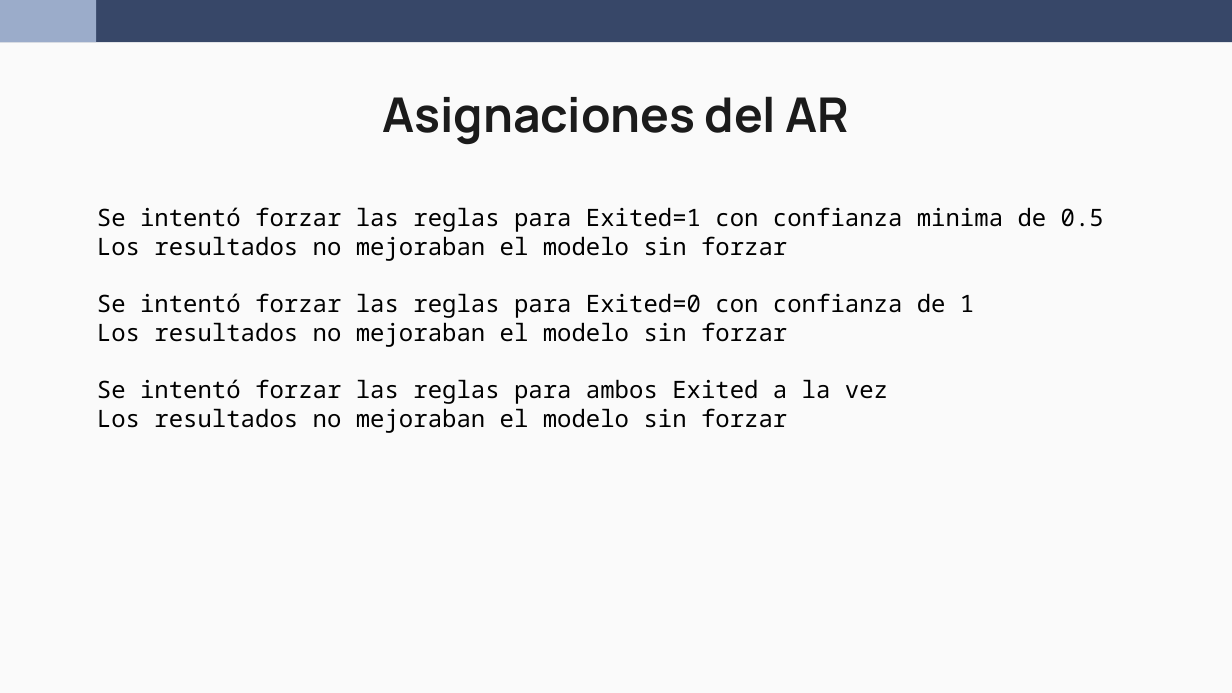
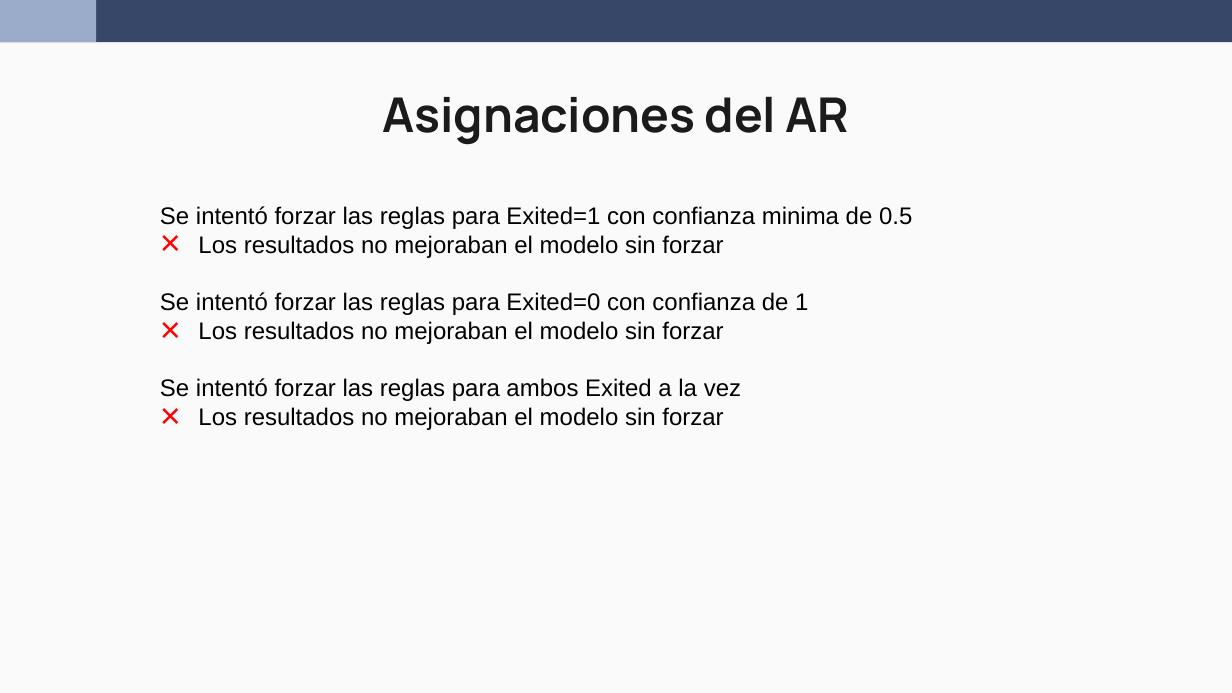
Before and after one commit to wen2111/Mineria, a slide deck: slide 13 of Entrega_2/00.REPORTE/Reporte_Grupo5_new.pptx. Drawn at 1232x693 pixels with LibreOffice and Linux fonts; fonts in the diff are those of the drawing. Boxes give left, top, right and bottom in pixels: in the first picture for what was removed or moved away, otherwise in the second. Text is boxed around its words. In the diff, an @@ line names an element or a change of style, - is before the commit and + after.

```diff
--- a/Entrega_2/00.REPORTE/Reporte_Grupo5_new.pptx
+++ b/Entrega_2/00.REPORTE/Reporte_Grupo5_new.pptx
@@ text "Se intentó forzar las reglas ...": place and size @@
-text "Se intentó forzar las reglas ..." at [97, 207, 1104, 433]
+text "Se intentó forzar las reglas ..." at [160, 206, 912, 430]
@@ text "Se intentó forzar las reglas ..." at [160, 206, 912, 430]: font Noto Sans Mono to Arial; bullet none to × @@
```
Also in this commit, not shown: 2 other slides changed, 1 other file.
